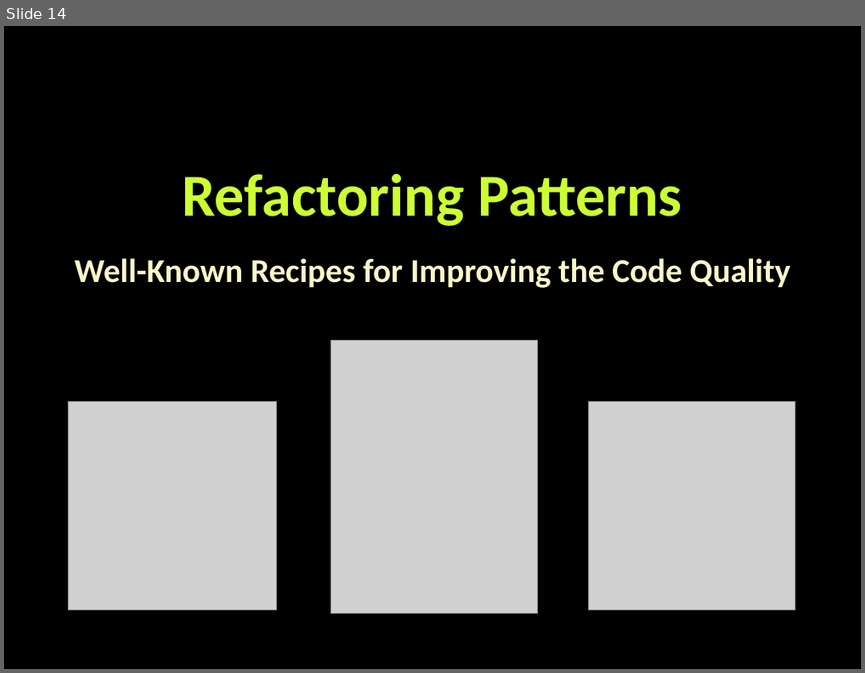
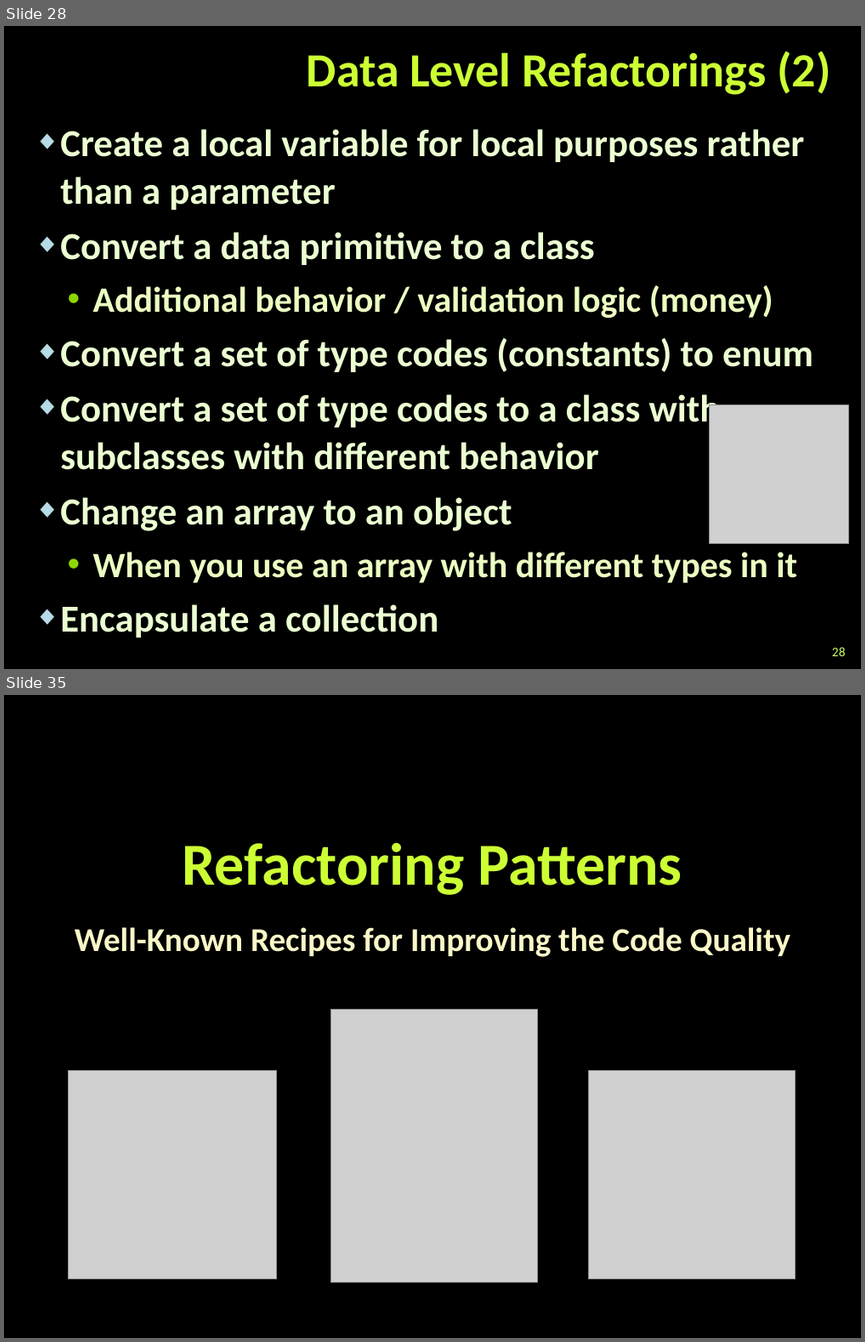
Before and after one commit to martin-nikolov/Telerik-Academy, a slide deck: Programming with C#/4. C# High-Quality Code/12. Refactoring/Refactoring.pptx. Shown one above the other, each under a label of ours: slide 14 before the commit, slides 28 and 35 after it; the slides between them are not shown. The pictures are 865x673 and 865x1342 pixels, drawn with LibreOffice and Linux fonts; fonts in the diff are those of the drawing; grey boxes stand for pictures; background and template pictures are left out. Boxes give left, top, right and bottom in pixels: in the first picture for what was removed or moved away, otherwise in the second. Text is boxed around its words. In the diff, an @@ line names an element or a change of style, - is before the commit and + after.

```diff
--- a/Programming with C#/4. C# High-Quality Code/12. Refactoring/Refactoring.pptx
+++ b/Programming with C#/4. C# High-Quality Code/12. Refactoring/Refactoring.pptx
@@ slide 28 added at [4,26,861,669], background picture (left out) @@
@@ title added at [307,51,830,95], 40 pt, text #CCFF33, bold @@
+Data Level Refactorings (2)
@@ text added at [60,129,813,637], 32 pt, text #EBFFD2, bold @@
+◆ Create a local variable for local purposes rather than a parameter
+◆ Convert a data primitive to a class
+  • Additional behavior / validation logic (money)
+◆ Convert a set of type codes (constants) to enum
+◆ Convert a set of type codes to a class with subclasses with different behavior
+◆ Change an array to an object
+  • When you use an array with different types in it
+◆ Encapsulate a collection
@@ picture added at [710,405,848,544] @@
@@ page number added at [832,646,846,656], 11 pt, text #CCFF66 @@
+28
@@ what was slide 14 is now slide 35 @@
```
Also in this commit, not shown: 11 slides changed, 22 other slides added, 3 slides removed, 9 other files.
